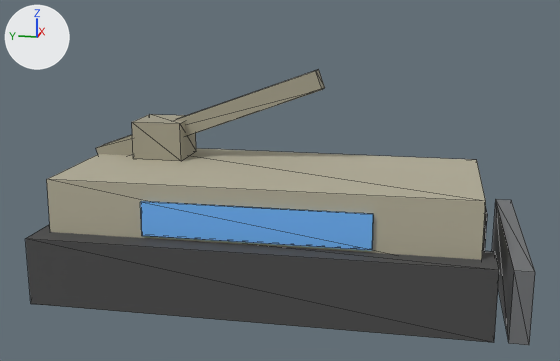
Renders of the glTF model game/assets/models/units/us_engineer.glb from each side of a commit.
Rendered twice from a 50 mm lens placed at (-11.26, -2.36, 4.42), pointed at (-0.11, -0.13, 1.63). Arrows for +X, +Y and +Z are at upper left; the lights stay in place. The picture after the commit comes second. Mesh edges are drawn as thin lines. Where no turn or scale is listed for an object, it has been applied to the vertices. Vertices at exactly the same position are counted once.

In view in the first picture: 'crane_base', 'crane_boom', 'dozer_blade', 'hull', 'team_panel_l', 'track_l' and 1 more.
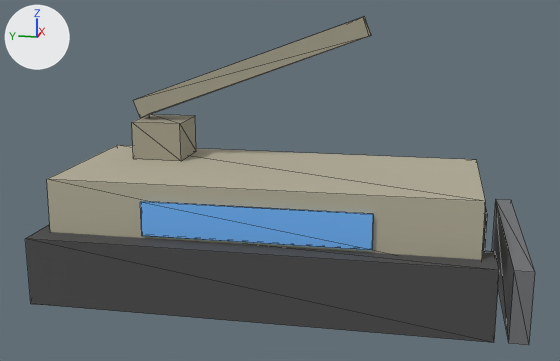
Diff of the bpy script that builds the scene:
```diff
--- a/game/assets/models/units/us_engineer.glb.py
+++ b/game/assets/models/units/us_engineer.glb.py
@@ me_crane_boom @@
 # used by ob_crane_boom; location = (0.0, 0.0, 0.0)
-me_crane_boom.from_pydata(...)  # 8 vertices, 12 faces; spans x 0.51..0.81, y -0.66..3.11, z 1.6..3.22
+me_crane_boom.from_pydata(...)  # 8 vertices, 12 faces; spans x -0.15..0.15, y -3.31..0.46, z 0.03..1.65
+# me_crane_boom part 1: the whole mesh is moved by (-0.66, -2.65, -1.57)
 me_crane_boom.materials.append(mat_us_accent)
@@ ob_crane_boom @@
 ob_crane_boom = bpy.data.objects.new('crane_boom', me_crane_boom)
-ob_crane_boom.location = (0.0, 0.0, 0.0)
+ob_crane_boom.location = (0.66, 1.95, 2.38)
```

Where the change shows, as pixel boxes (x1, y1, x2, y2) in the pictures (560 x 361 px):
'crane_boom', moved
    before: (96, 69, 325, 155)
    after: (133, 16, 371, 118)
